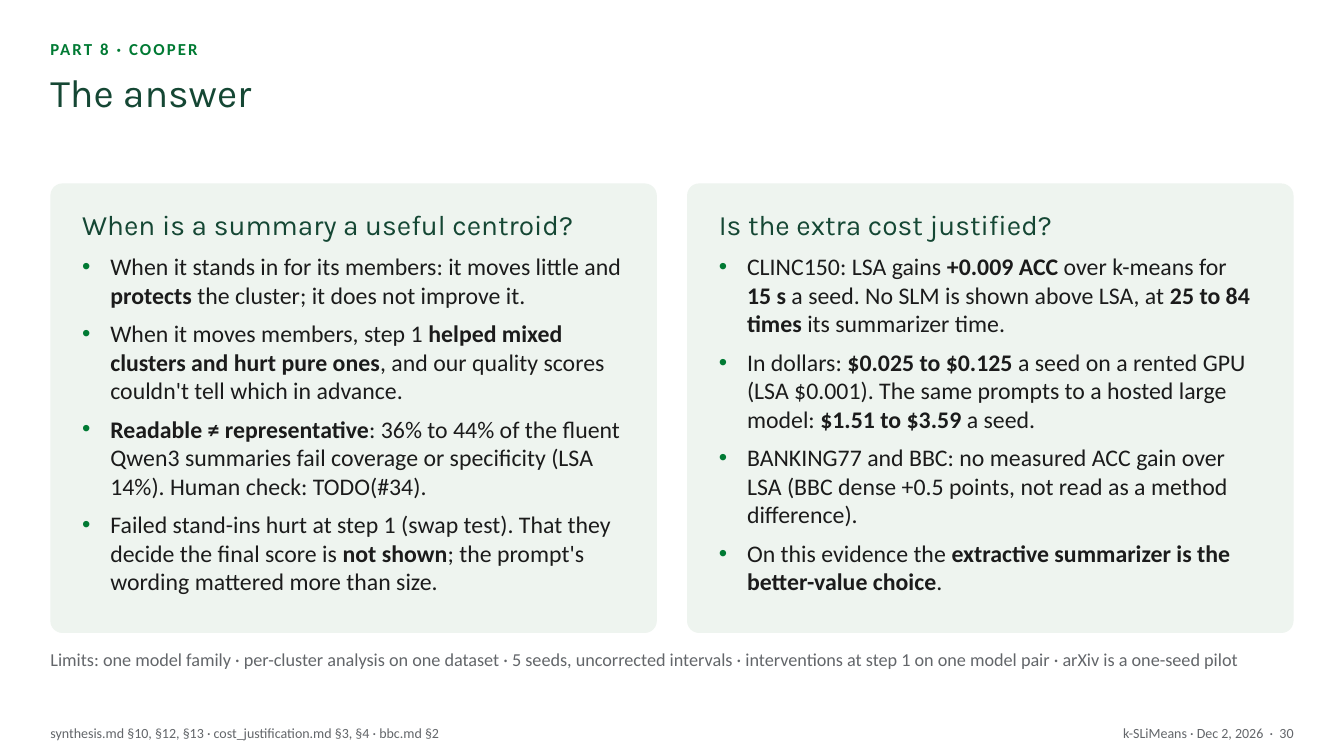
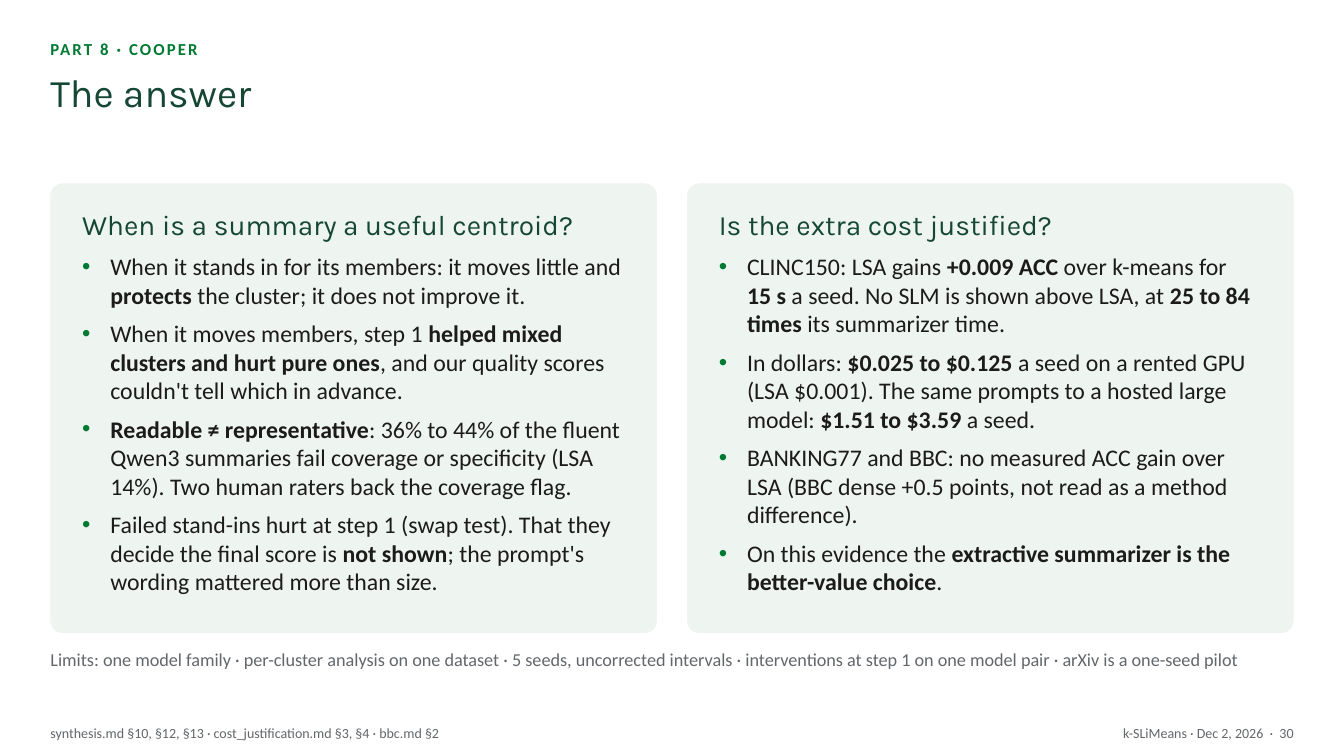
Before and after one commit to k-slimeans/k-slimeans, a slide deck: slide 30 of docs/talk/k-slimeans-talk.pptx. Drawn at 1344x756 pixels with LibreOffice and Linux fonts; fonts in the diff are those of the drawing. Boxes give left, top, right and bottom in pixels: in the first picture for what was removed or moved away, otherwise in the second. Text is boxed around its words. In the diff, an @@ line names an element or a change of style, - is before the commit and + after.

```diff
--- a/docs/talk/k-slimeans-talk.pptx
+++ b/docs/talk/k-slimeans-talk.pptx
@@ text in rounded rectangle at (x1=110, y1=421, x2=620, y2=499): text changed @@
-• Readable ≠ representative: 36% to 44% of the fluent Qwen3 summaries fail coverage or specificity (LSA 14%). Human check: TODO(#34).
+• Readable ≠ representative: 36% to 44% of the fluent Qwen3 summaries fail coverage or specificity (LSA 14%). Two human raters back the coverage flag.
```
Also in this commit, not shown: 3 other slides changed, 6 other files.
